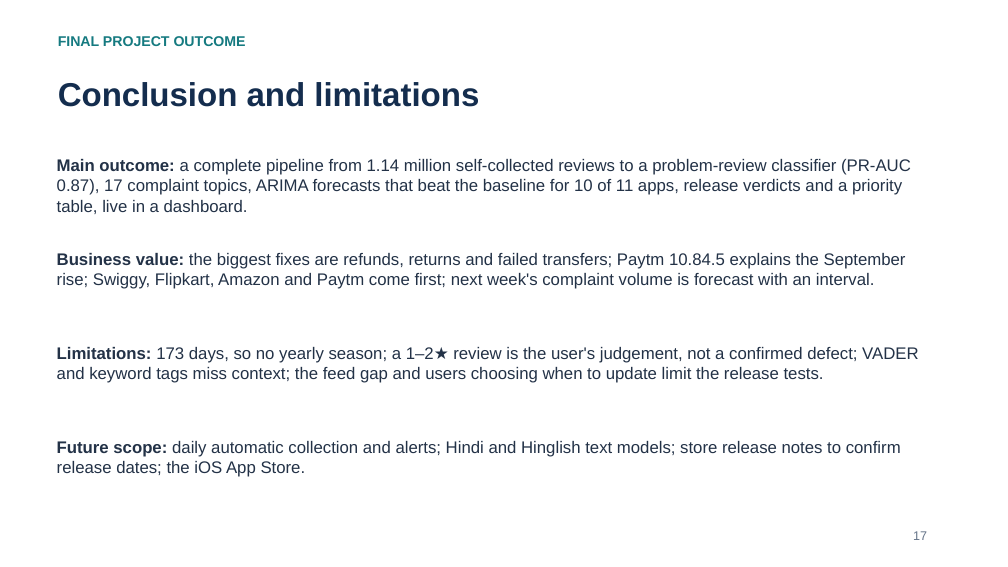
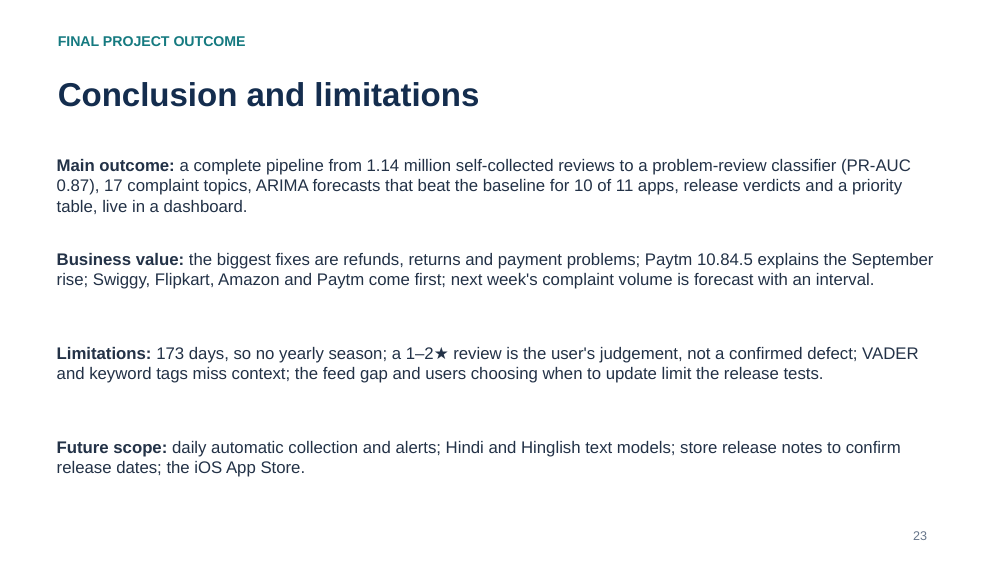
Before and after one commit to Adithya-Monish-Kumar-K/ba-capstone-app-reviews, a slide deck: slide 23 of docs/Review_2_Presentation.pptx (slide 17 before the commit). Drawn at 1008x567 pixels with LibreOffice and Linux fonts; fonts in the diff are those of the drawing. Boxes give left, top, right and bottom in pixels: in the first picture for what was removed or moved away, otherwise in the second. Text is boxed around its words. In the diff, an @@ line names an element or a change of style, - is before the commit and + after.

```diff
--- a/docs/Review_2_Presentation.pptx
+++ b/docs/Review_2_Presentation.pptx
@@ text at (57,253,934,289): text changed @@
-Business value: the biggest fixes are refunds, returns and failed transfers; Paytm 10.84.5 explains the September rise; Swiggy, Flipkart, Amazon and Paytm come first; next week's complaint volume is forecast with an interval.
+Business value: the biggest fixes are refunds, returns and payment problems; Paytm 10.84.5 explains the September rise; Swiggy, Flipkart, Amazon and Paytm come first; next week's complaint volume is forecast with an interval.
@@ text at (913,531,927,540): text changed @@
-17
+23
```
Also in this commit, not shown: 12 other slides changed, 6 slides added, 10 other files.
